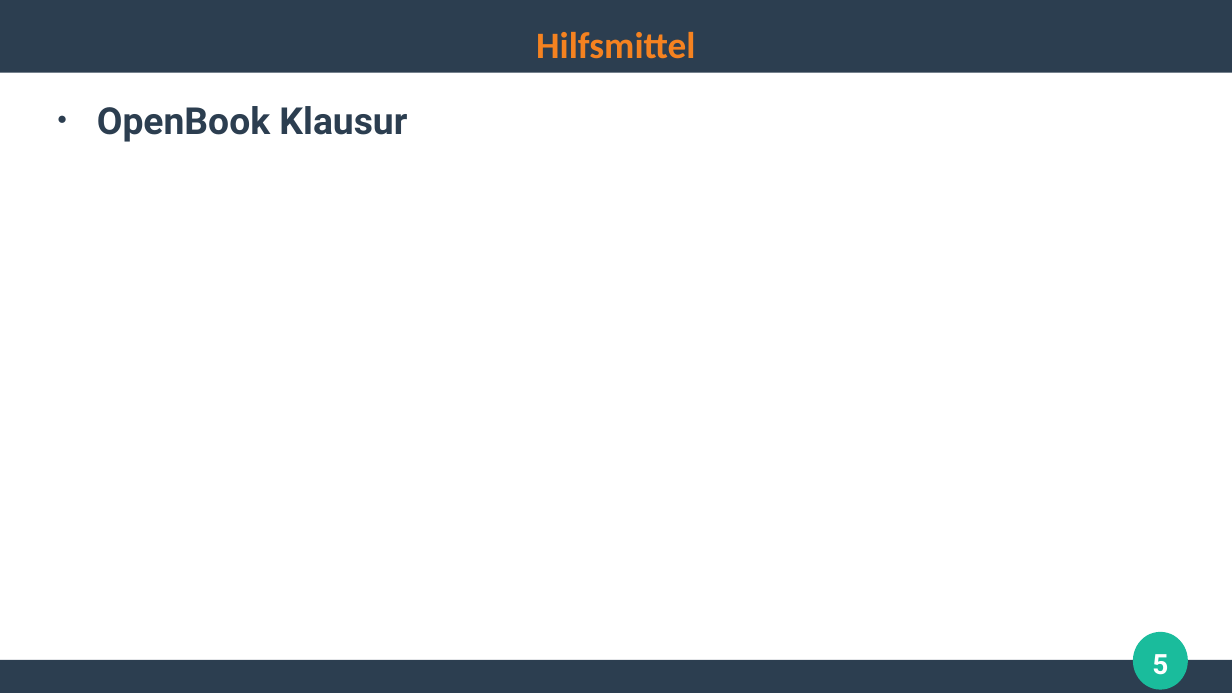
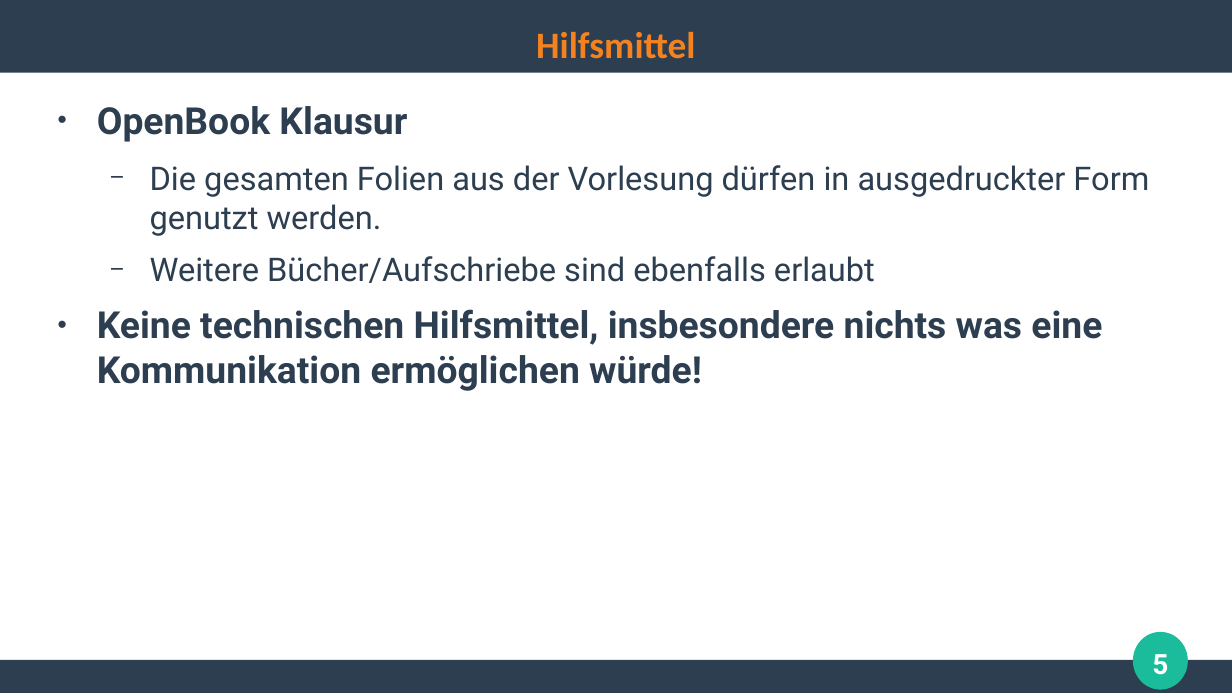
Before and after one commit to ghandmann/HS-AlbSig-WebAnwendungen2, a slide deck: slide 5 of Kapitel/99_Klausurvorbereitung.odp. Drawn at 1232x693 pixels with LibreOffice and Linux fonts; fonts in the diff are those of the drawing. Boxes give left, top, right and bottom in pixels: in the first picture for what was removed or moved away, otherwise in the second. Text is boxed around its words. In the diff, an @@ line names an element or a change of style, - is before the commit and + after.

```diff
--- a/Kapitel/99_Klausurvorbereitung.odp
+++ b/Kapitel/99_Klausurvorbereitung.odp
@@ text at (x1=97, y1=165, x2=1149, y2=391): paragraphs added @@
+  − Die gesamten Folien aus der Vorlesung dürfen in ausgedruckter Form genutzt werden.
+  − Weitere Bücher/Aufschriebe sind ebenfalls erlaubt
+● Keine technischen Hilfsmittel, insbesondere nichts was eine Kommunikation ermöglichen würde!
```
Also in this commit, not shown: 1 other slide changed, 1 slide removed.
